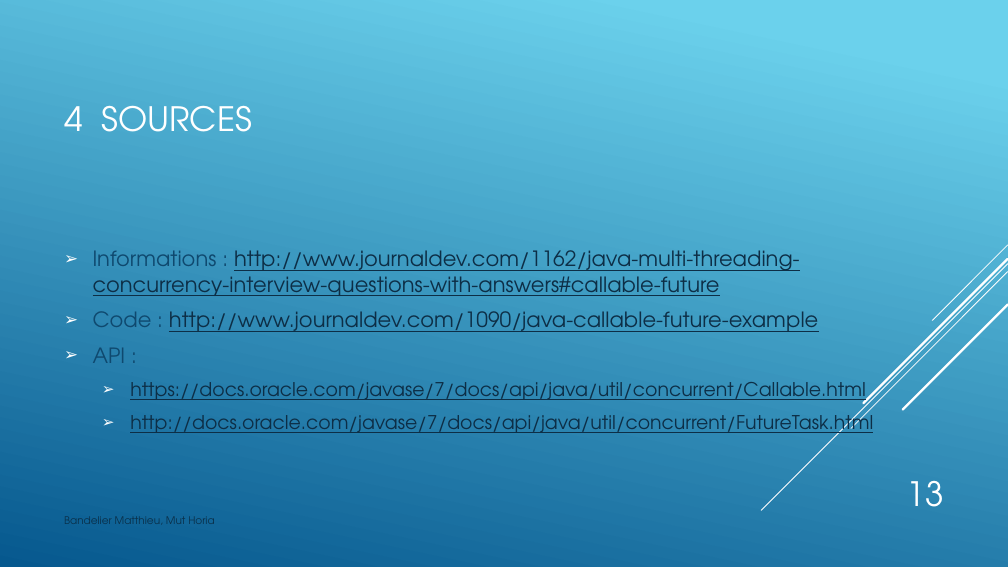
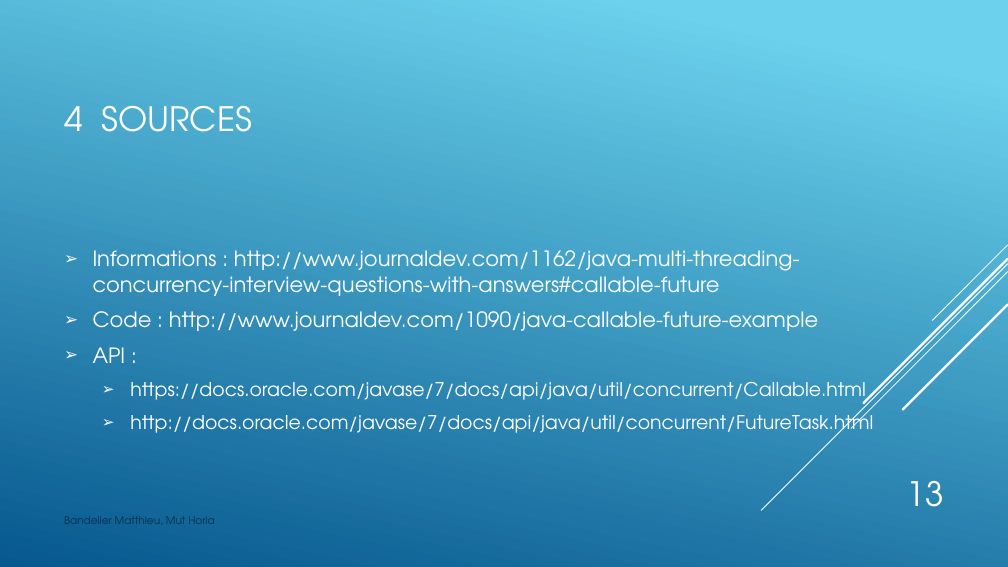
Before and after one commit to Drakesinger/FutureTaskAndCallable, a slide deck: slide 13 of presentation/CallableFutureTask.pptx. Drawn at 1008x567 pixels with LibreOffice and Linux fonts; fonts in the diff are those of the drawing. Boxes give left, top, right and bottom in pixels: in the first picture for what was removed or moved away, otherwise in the second. Text is boxed around its words. In the diff, an @@ line names an element or a change of style, - is before the commit and + after.

```diff
--- a/presentation/CallableFutureTask.pptx
+++ b/presentation/CallableFutureTask.pptx
@@ text "Informations : http://www.journaldev.com/1162/java-multi-thr ..." at (x1=93, y1=250, x2=873, y2=438): text colour #0F496F to #FFFFFF in "Informations :", "Code :", "API :"; text colour #0D2E46 to #FFFFFF, underline off @@
```
Also in this commit, not shown: 2 other slides changed, 5 other files.
